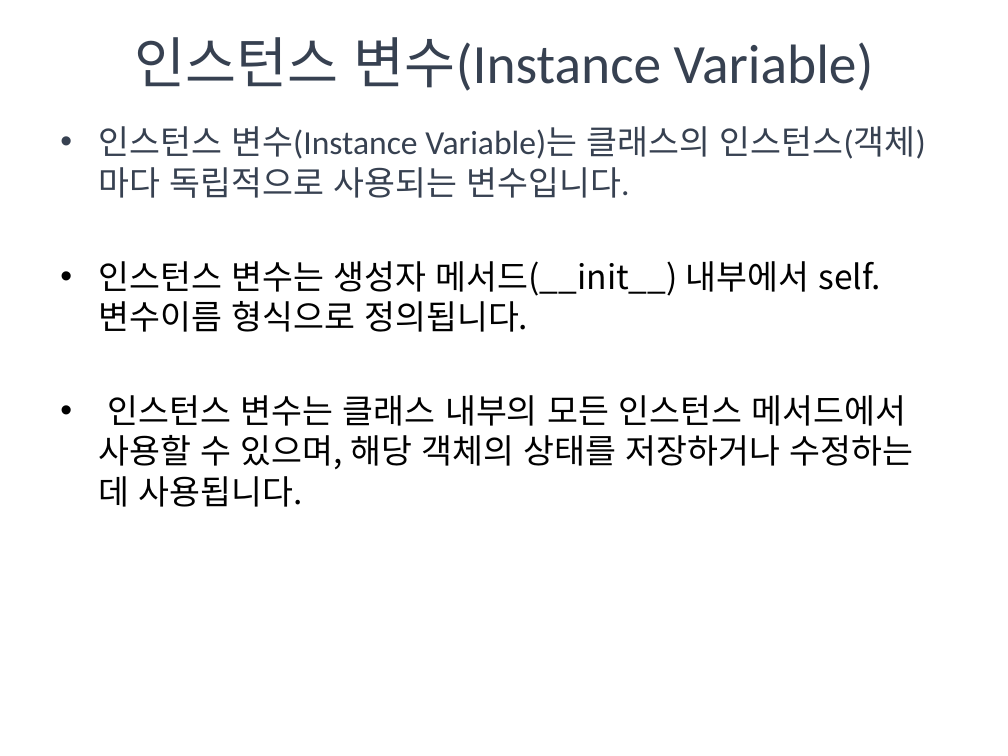
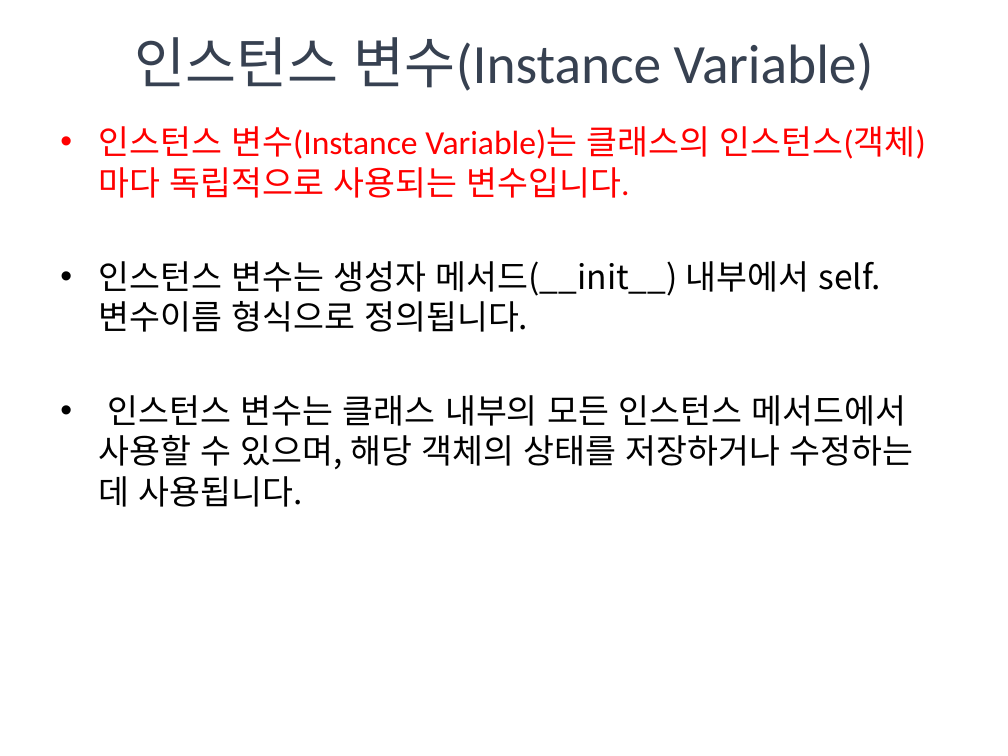
Before and after one commit to KHEN-ROE/Python, a slide deck: slide 11 of 수업자료/파이썬 5.pptx. Drawn at 1008x756 pixels with LibreOffice and Linux fonts; fonts in the diff are those of the drawing. Boxes give left, top, right and bottom in pixels: in the first picture for what was removed or moved away, otherwise in the second. Text is boxed around its words. In the diff, an @@ line names an element or a change of style, - is before the commit and + after.

```diff
--- a/수업자료/파이썬 5.pptx
+++ b/수업자료/파이썬 5.pptx
@@ text at box(98, 126, 926, 198): text colour #374151 to #FF0000 in "인스턴스 변수(Instance Variable)는 클래스의 인스턴스(객체)마다 독립적으로 사용되는 ..." @@
```
Also in this commit, not shown: 8 other slides changed, 10 other files.
